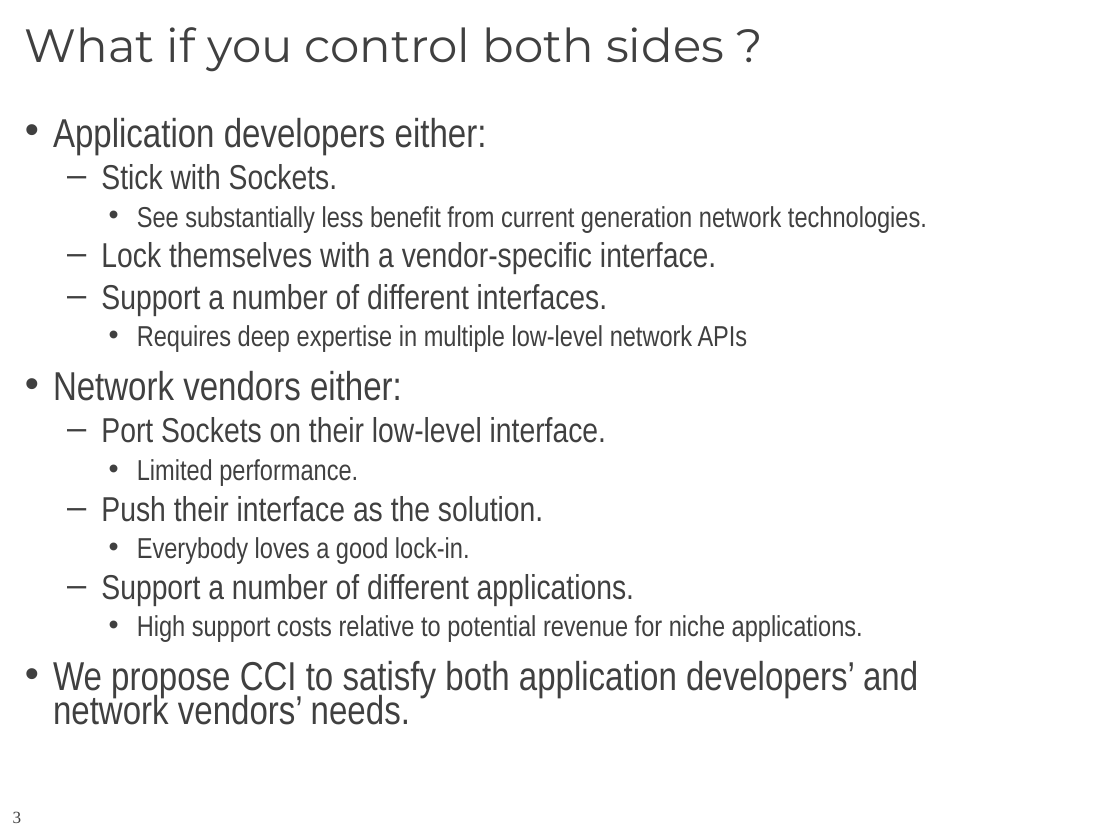
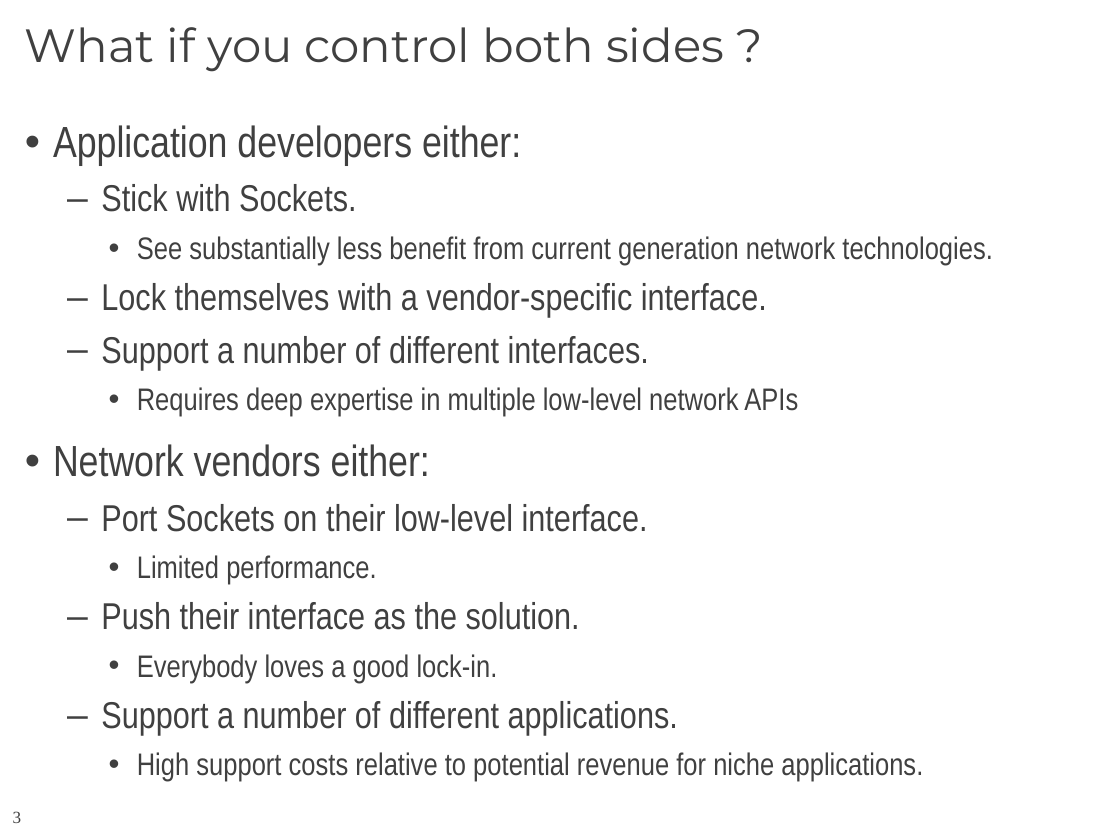
Before and after one commit to CCI/pub, a slide deck: slide 3 of slides/HotI-2011/2011-HotI-CCI-OLCF.pptx. Drawn at 1120x840 pixels with LibreOffice and Linux fonts; fonts in the diff are those of the drawing; background and template pictures are left out. Boxes give left, top, right and bottom in pixels: in the first picture for what was removed or moved away, otherwise in the second. Text is boxed around its words. In the diff, an @@ line names an element or a change of style, - is before the commit and + after.

```diff
--- a/slides/HotI-2011/2011-HotI-CCI-OLCF.pptx
+++ b/slides/HotI-2011/2011-HotI-CCI-OLCF.pptx
@@ text "Application developers either:" at (x1=53, y1=125, x2=992, y2=781): size 25.9 to 28 pt in "Application developers either:", "Network vendors either:"; size 22.2 to 24 pt in "Stick with Sockets.", "Lock themselves with a vendor-specific interface.", "Support a number of different interfaces.", "Port Sockets on their low-level interface." and 2 more places; size 18.5 to 20 pt in "See substantially less benefit from current generation ...", "Requires deep expertise in multiple low-level network ...", "Limited performance.", "Everybody loves a good lock-in." and 1 more places; line spacing 0.7 to 0.9 @@
@@ text at (x1=53, y1=661, x2=918, y2=725): paragraph removed @@
-• We propose CCI to satisfy both application developers’ and network vendors’ needs.
```
Also in this commit, not shown: 8 other slides changed, 2 slides added, 3 slides removed.
